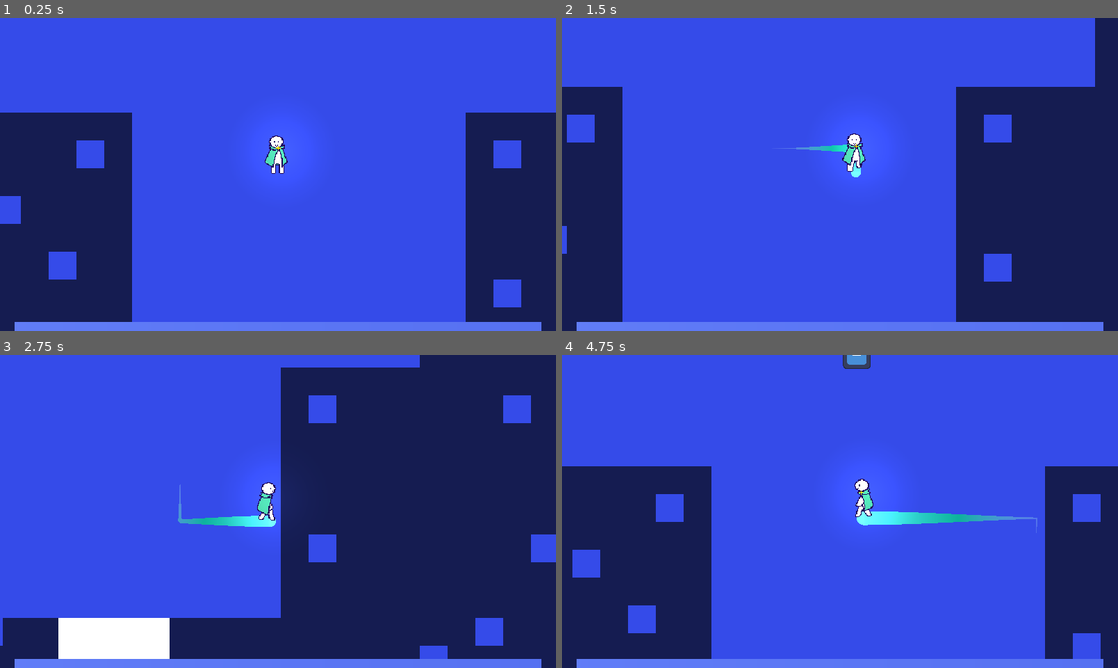
Above: before the commit, frames 1-4 (two rows, left to right).
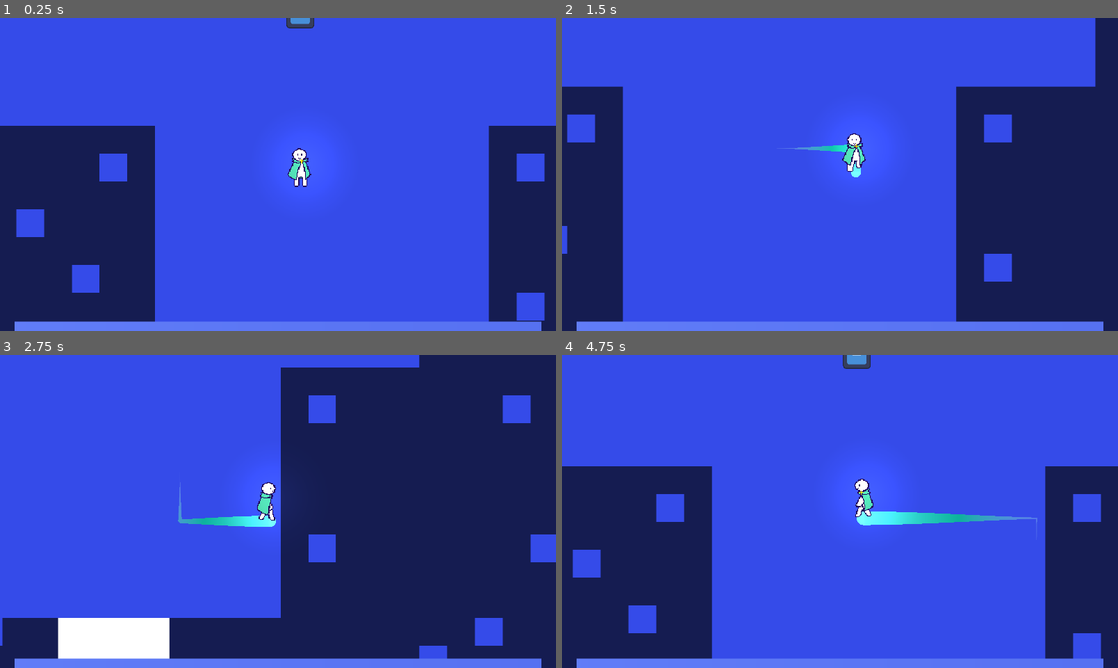
Above: after the commit, the same moments.

Repository: TerryTimes/Gratadica-demo
Game: Godot game, scene res://Scenes/Main Scenes/main.tscn
The game is run twice, just before and just after one commit, with the same random seed, the same clock (stepped at 60 frames per second) and the same inputs. The engine's default icon, where the game draws it, is replaced by a stand-in: a white triangle on a blue panel in a dark square.
Inputs (mouse positions are in pixels of both pictures, inside the frame that each line leads up to):
- Up to frame 1 (0.25 s): no input
- Up to frame 2 (1.5 s): move the mouse to (962, 158) at 0.52 s; hold D (right) 0.53-1.28 s; click (962, 158) at 0.6 s; move the mouse to (728, 190) at 1.27 s; hold S (down) from 1.28 s (still down); click (728, 190) at 1.35 s
- Up to frame 3 (2.75 s): move the mouse to (333, 442) at 2.02 s; release S (down) at 2.03 s; hold D (right) from 2.03 s (still down); click (333, 442) at 2.1 s
- Up to frame 4 (4.75 s): move the mouse to (812, 574) at 2.77 s; release D (right) at 2.78 s; hold W (up) 2.78-3.53 s; click (812, 574) at 2.85 s; move the mouse to (1006, 558) at 3.52 s; hold A (left) from 3.53 s (still down); click (1006, 558) at 3.6 s; move the mouse to (673, 464) at 4.27 s; click (673, 464) at 4.35 s

The runs differ from the first frame. In frame 1, 12% of the frame differs, in the area x 0-100%, y 0-98%; in frame 2, 0.5%; in frame 3, 0.3%; in frame 4, 0.4%.

Commit message:
Added some icons into assets

Diff:
--- a/Scenes/Main Scenes/main.tscn
+++ b/Scenes/Main Scenes/main.tscn
@@ -112,10 +112,7 @@
 [node name="Player" parent="." groups=["player"] instance=ExtResource("1_y74ln")]
 position = Vector2(5672, 2055)
 motion_mode = 1
-speed = 180
 max_added_speed = 70
-knockback_strength = 150
-camera_influence = 8
 
 [node name="EnemyManager" type="Node" parent="." node_paths=PackedStringArray("tilemap")]
 script = ExtResource("2_us7lo")
--- a/project.godot
+++ b/project.godot
@@ -24,6 +24,7 @@
 window/size/viewport_width=1920
 window/size/viewport_height=1080
 window/stretch/mode="canvas_items"
+window/stretch/scale_mode="integer"
 
 [input]
 
Binary file added: Assets/Icons/Upgrades/Life steal.png
Not shown, added: Assets/Icons/Upgrades/Life steal.png.import
Binary file added: Assets/Icons/Upgrades/bludgen.png
Not shown, added: Assets/Icons/Upgrades/bludgen.png.import
Binary file added: Assets/Icons/Upgrades/extendo.png
Not shown, added: Assets/Icons/Upgrades/extendo.png.import
